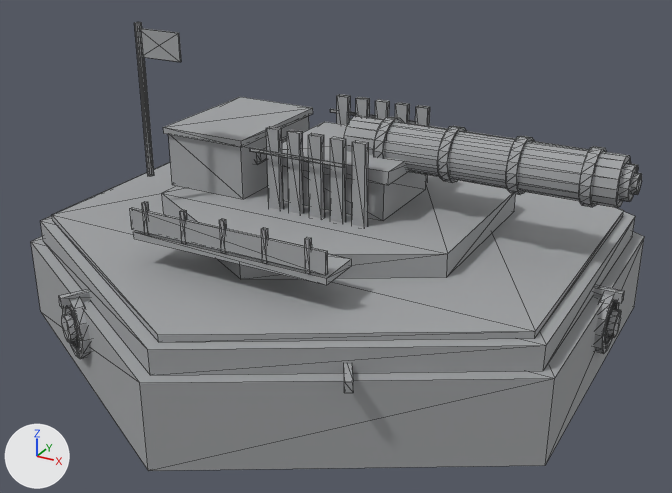
The glTF model buildings/phalanx/phalanx_s2_100.glb as it was, and as the next commit left it.
The view is the same before and after, from a 50 mm camera at (2.61, -4.78, 2.84) aimed at (0.07, -0.17, 0.53). Lighting does not change. The marker at lower left points along +X, +Y and +Z. The picture after the commit comes second. Mesh edges are drawn as thin lines. Vertices at exactly the same position are counted once.

Objects in the first picture: 'Phalanx_s2'.
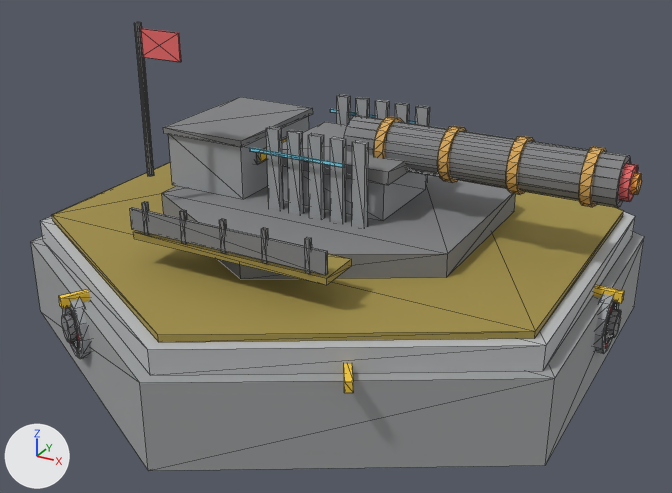
Location of each change, [x1, y1, x2, y2] in pixels of the pictures (672 x 493 px):
part 1 of me_px_base, recoloured
    both: [40, 22, 635, 396]
part 2 of me_px_base, recoloured
    both: [66, 28, 638, 349]
part 3 of me_px_base, recoloured
    both: [40, 117, 642, 393]

The change in detail:
me_px_base has 1136 vertices, 1936 faces and spans x -1.78..1.78, y -1.95..1.95, z 0.0..1.89.
me_px_base is used by ob_phalanx_s2; location (0.0, 0.0, 0.0).
me_px_base part 1: 1220 faces centred in x -1.77..1.77, y -1.63..1.63, z 0.0..1.89 are repainted in the vertex colours; the middle colour goes from grey #a0a2a4 to grey #828385.
me_px_base part 2: 296 faces centred in x -1.74..1.75, y -1.57..1.57, z 0.22..1.86 are repainted in the vertex colours; the middle colour goes from grey #a0a2a4 to red #ed6b6b.
me_px_base part 3: 420 faces centred in x -1.78..1.78, y -1.56..1.56, z 0.05..1.34 are repainted in the vertex colours; the middle colour goes from grey #a0a2a4 to orange #dbab5c.
